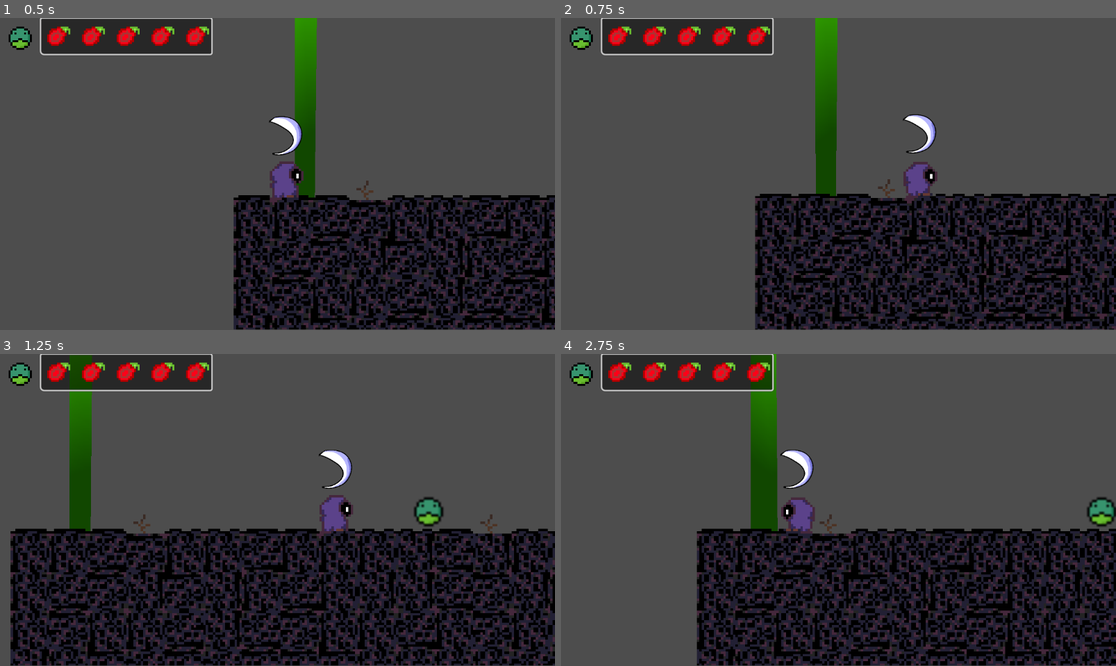
Above: before the commit, frames 1-4 (two rows, left to right).
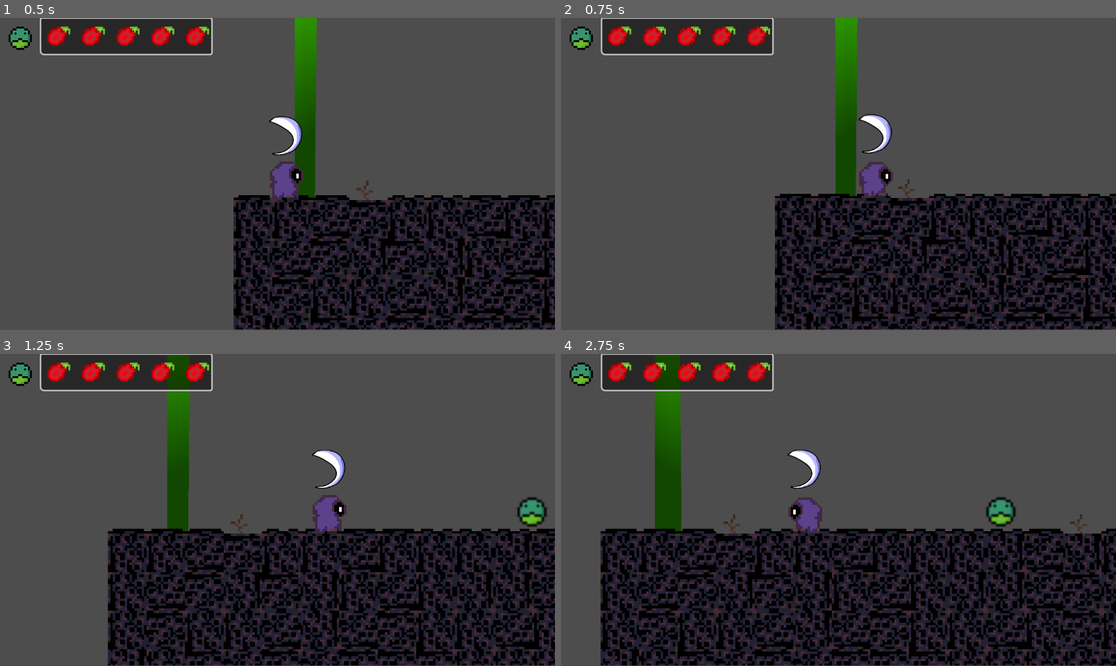
Above: after the commit, the same moments.

Repository: VAAS-Computer-Science-Club/2025-2026
Game: Godot game, scene res://scenes/main.tscn
Same seed, same stepped clock (60 frames per second), same inputs: the game is played once before the commit and once after it.
Inputs:
- Up to frame 1 (0.5 s): no input
- Up to frame 2 (0.75 s): tap Enter (ui_accept) at 0.5 s; hold Right (ui_right) from 0.53 s (still down); tap Z (dash, bound only before the commit) at 0.6 s
- Up to frame 3 (1.25 s): keep holding Right (ui_right); tap Enter (ui_accept) at 0.77 s
- Up to frame 4 (2.75 s): tap Z (dash, bound only before the commit) at 1.35, 2.1 s; tap Enter (ui_accept) at 1.52 s; release Right (ui_right) at 2.03 s; hold Left (ui_left) from 2.03 s (still down)

Frame 1 is identical in both runs. In frame 2, 23% of the frame differs, in the area x 34-100%, y 0-100%; in frame 3, 35%, in the area x 1-100%, y 0-100%; in frame 4, 34%.

Commit message:
Update project.godot

Diff:
--- a/project.godot
+++ b/project.godot
@@ -15,16 +15,30 @@
 config/features=PackedStringArray("4.5", "GL Compatibility")
 config/icon="res://icon.svg"
 
+[global_group]
+
+HurtBox=""
+
 [input]
 
-dash={
+Left={
 "deadzone": 0.2,
-"events": [Object(InputEventKey,"resource_local_to_scene":fa …(140 unchanged characters)… d":false,"keycode":0,"physical_keycode":90,"key_label":0,"unicode":122,"location":0,"echo":false,"script":null)
+"events": [Object(InputEventKey,"resource_local_to_scene":fa …(140 unchanged characters)… d":false,"keycode":0,"physical_keycode":65,"key_label":0,"unicode":97,"location":0,"echo":false,"script":null)
 ]
 }
-attack={
+Right={
 "deadzone": 0.2,
-"events": [Object(InputEventKey,"resource_local_to_scene":fa …(140 unchanged characters)… d":false,"keycode":0,"physical_keycode":88,"key_label":0,"unicode":120,"location":0,"echo":false,"script":null)
+"events": [Object(InputEventKey,"resource_local_to_scene":fa …(140 unchanged characters)… d":false,"keycode":0,"physical_keycode":68,"key_label":0,"unicode":100,"location":0,"echo":false,"script":null)
+]
+}
+Dash={
+"deadzone": 0.2,
+"events": [Object(InputEventKey,"resource_local_to_scene":false,"resource_name":"","device":-1,"window_id":0,"alt_pressed":false,"shift_pressed":false,"ctrl_pressed":false,"meta_pressed":false,"pressed":false,"keycode":0,"physical_keycode":4194325,"key_label":0,"unicode":0,"location":0,"echo":false,"script":null)
+]
+}
+Attack={
+"deadzone": 0.2,
+"events": [Object(InputEventKey,"resource_local_to_scene":false,"resource_name":"","device":-1,"window_id":0,"alt_pressed":false,"shift_pressed":false,"ctrl_pressed":false,"meta_pressed":false,"pressed":false,"keycode":0,"physical_keycode":82,"key_label":0,"unicode":114,"location":0,"echo":false,"script":null)
 ]
 }
 
